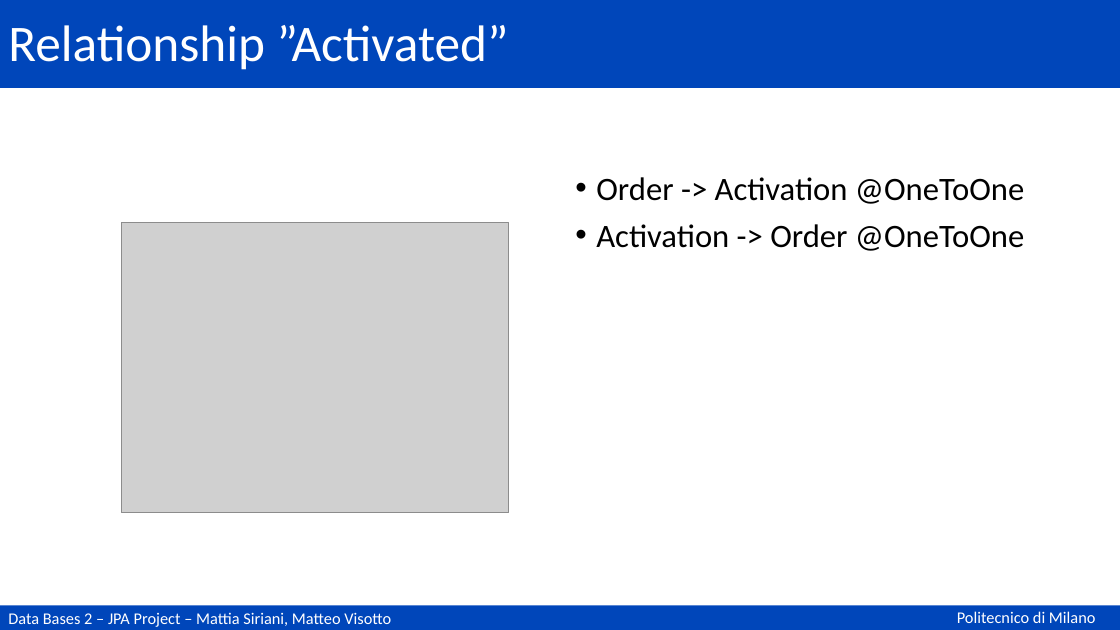
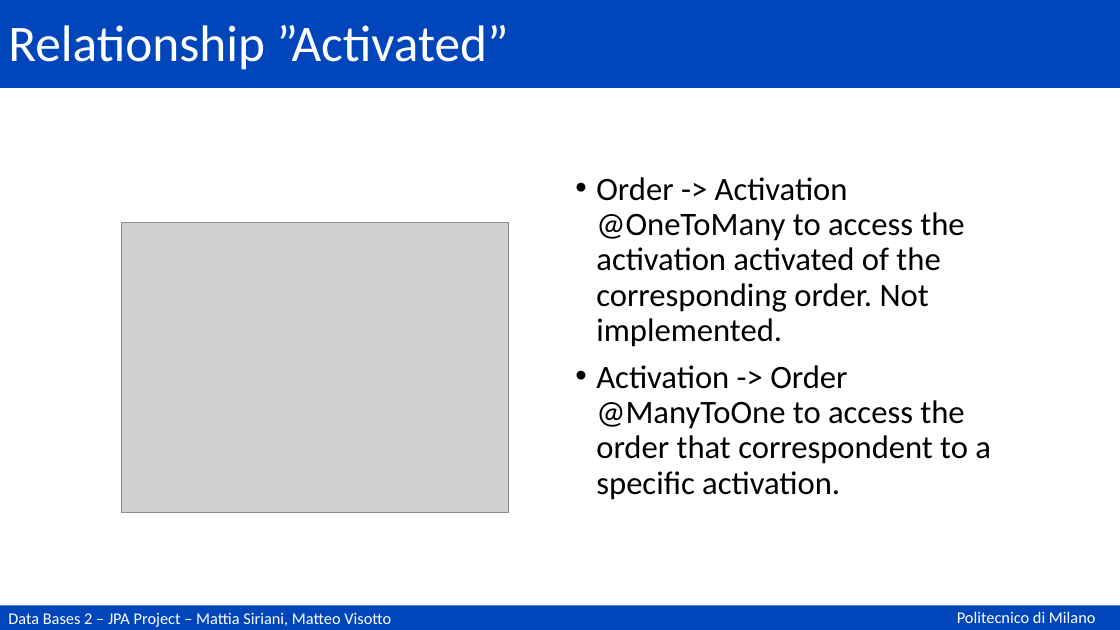
Before and after one commit to matteovisotto/DB2-SirianiVisotto, a slide deck: slide 68 of Documentation.pptx (slide 66 before the commit). Drawn at 1120x630 pixels with LibreOffice and Linux fonts; fonts in the diff are those of the drawing; grey boxes stand for pictures. Boxes give left, top, right and bottom in pixels: in the first picture for what was removed or moved away, otherwise in the second. Text is boxed around its words. In the diff, an @@ line names an element or a change of style, - is before the commit and + after.

```diff
--- a/Documentation.pptx
+++ b/Documentation.pptx
@@ text at (596, 177, 991, 500): text changed @@
-• Order -> Activation @OneToOne
-• Activation -> Order @OneToOne
+• Order -> Activation @OneToMany to access the activation activated of the corresponding order. Not implemented.
+• Activation -> Order @ManyToOne to access the order that correspondent to a specific activation.
```
Also in this commit, not shown: 11 other slides changed, 2 slides added.
